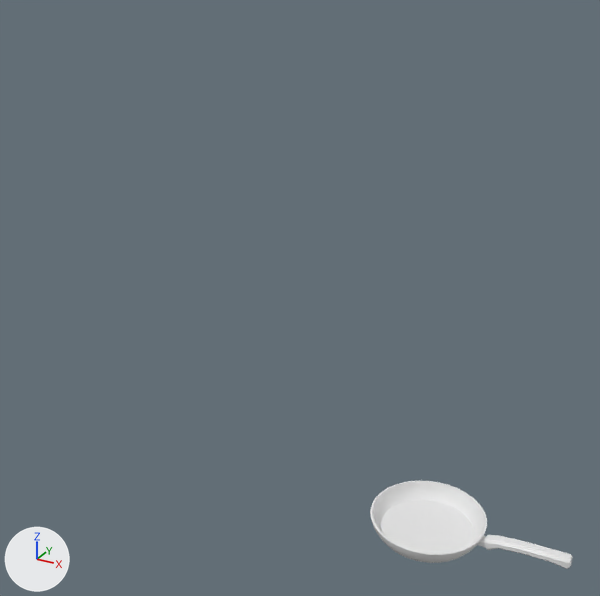
The FBX model Blender/submarine/kitchen/pan/pan.fbx as it was, and as the next commit left it.
Rendered twice from a 50 mm lens placed at (1.04, -3.18, 2.68), pointed at (-0.73, 0.03, 1.07). The axes (+X, +Y, +Z) are drawn at lower left. The lights are the same throughout. Where no turn or scale is listed for an object, it has been applied to the vertices.
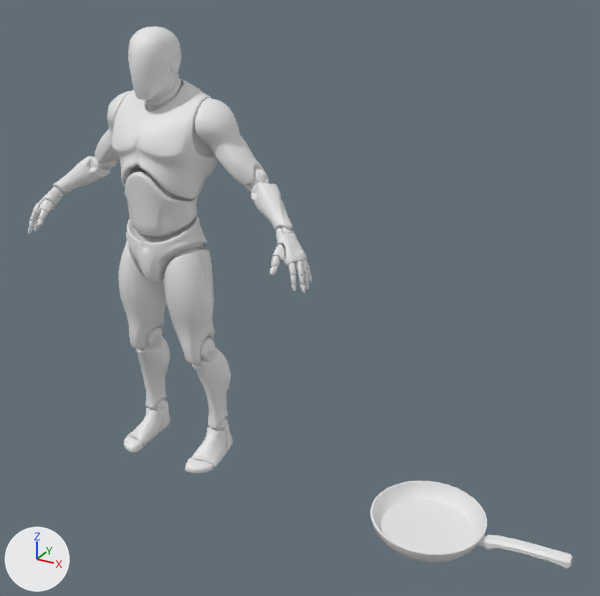
The newer file is also rescaled (x0.8) as a whole; pictures and numbers use the older file's frame.

What differs and where, as boxes [x1, y1, x2, y2] in the pictures (600 x 596 px):
'SK_Mannequin', added: after [28, 26, 312, 473]

The change, as a diff of the scene's bpy script:
```diff
--- a/Blender/submarine/kitchen/pan/pan.fbx.py
+++ b/Blender/submarine/kitchen/pan/pan.fbx.py
@@ me_sk_mannequin @@
+me_sk_mannequin.from_pydata(...)  # 20684 vertices, 41004 faces; spans x -0.87..0.87, y -0.18..0.27, z 0.0..2.28
@@ ob_sk_mannequin @@
+ob_sk_mannequin = bpy.data.objects.new('SK_Mannequin', me_sk_mannequin)
+ob_sk_mannequin.location = (-1.5, 0.0, 0.0)
```
